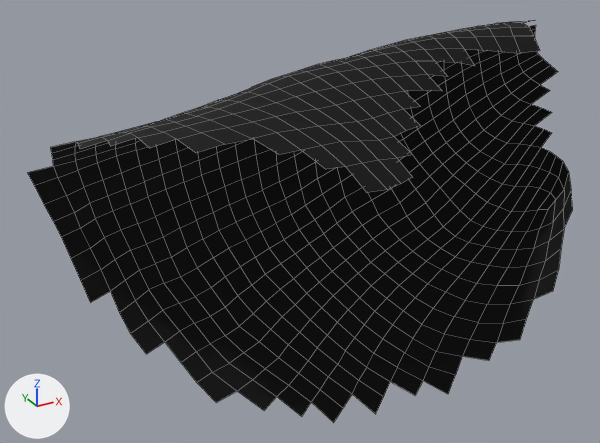
The OBJ model QS_project/data/Remeshing/Last_ex_4_inv_1/Last_ex_4_inv_1_Remeshed.obj, before and after one commit.
The view is the same before and after, from a 50 mm lens placed at (2.63, -3.87, 1.9), pointed at (4.44, -0.58, 0.25). Arrows for +X, +Y and +Z are at lower left; the lights stay in place. Mesh edges are drawn as thin lines. Where no turn or scale is listed for an object, it has been applied to the vertices.

In view in the first picture: 'Last_ex_4_inv_1_Remeshed'.
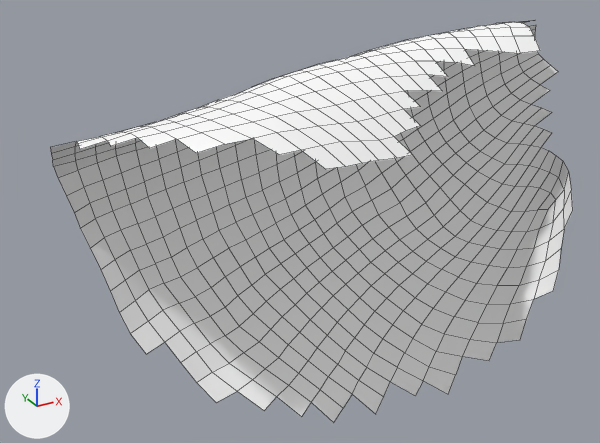
Commit message: Fix Remeshed

What differs and where, as boxes (x1, y1, x2, y2) in the pictures (600 x 443 px):
'Last_ex_4_inv_1_Remeshed', reshaped: before (28, 20, 573, 423); after (50, 20, 573, 423)
part 1 of me_last_ex_4_inv_1_remeshed, deleted (black): before (346, 159, 412, 192)
part 2 of me_last_ex_4_inv_1_remeshed, deleted (black): before (28, 166, 110, 303)
part 3 of me_last_ex_4_inv_1_remeshed, recoloured (black to white): (50, 21, 573, 423) in both

What changed in the scene script:
```text
Add mat_diffuse_0_0_0_255_005:
    mat_diffuse_0_0_0_255_005 = principled_material('diffuse_0_0_0_255.005')
    mat_diffuse_0_0_0_255_005.base_color = (1.0, 1.0, 1.0)  # white #ffffff
    mat_diffuse_0_0_0_255_005.roughness = 1.0
Change me_last_ex_4_inv_1_remeshed:
    used by ob_last_ex_4_inv_1_remeshed; location = (0.0, 0.0, 0.0)
    verts and faces of me_last_ex_4_inv_1_remeshed; kept vertices keep their numbers, new ones are numbered from 695
    before: 11 (4.45, -1.35, 0.81) at pixel (397, 158), 12 (4.48, -1.41, 0.75) at pixel (412, 177), 13 (4.41, -1.44, 0.74) at pixel (401, 183), 14 (4.33, -1.46, 0.74) at pixel (387, 189), 33 (4.36, -1.36, 0.82) at pixel (378, 160)
    before: 35 (4.27, -1.37, 0.83) at pixel (362, 163), 36 (4.19, -1.38, 0.84) at pixel (345, 166), 37 (4.23, -1.47, 0.75) at pixel (366, 192)
    before: 220 (3.37, -0.17, 0.59) at pixel (53, 166), 226 (3.26, -0.14, 0.57) at pixel (27, 172), 272 (3.4, -0.09, 0.51) at pixel (57, 177), 273 (3.44, -0.05, 0.39) at pixel (66, 195), 274 (3.48, 0.0, 0.28) at pixel (74, 212)
    before: 278 (3.51, 0.04, 0.17) at pixel (80, 228), 280 (3.29, -0.07, 0.48) at pixel (34, 185), 281 (3.33, -0.03, 0.36) at pixel (43, 204), 282 (3.37, 0.02, 0.24) at pixel (53, 221), 283 (3.41, 0.06, 0.13) at pixel (61, 237)
    before: 331 (3.55, 0.04, 0.05) at pixel (90, 248), 333 (3.58, 0.03, -0.08) at pixel (100, 269), 338 (3.45, 0.06, 0.01) at pixel (70, 258), 339 (3.48, 0.04, -0.12) at pixel (80, 280), 340 (3.51, 0.02, -0.25) at pixel (90, 302)
    before: 341 (3.62, 0.01, -0.2) at pixel (110, 291)
    remove me_last_ex_4_inv_1_remeshed.from_pydata(...)  # 695 vertices, 636 faces; spans x 3.26..5.88, y -1.47..0.06, z -0.9..1.18
    add me_last_ex_4_inv_1_remeshed.from_pydata(...)  # 683 vertices, 626 faces; spans x 3.3..5.88, y -1.4..0.04, z -0.9..1.18
    me_last_ex_4_inv_1_remeshed part 1
    add delete_vertices([12, 13, 14, 37])  # with the faces that use them
    me_last_ex_4_inv_1_remeshed part 2
    add delete_vertices([226, *range(280, 284), 338, 339, 340])  # with the faces that use them
    me_last_ex_4_inv_1_remeshed part 3: 626 faces spanning x 3.3..5.88, y -1.4..0.04, z -0.9..1.18 switch from mat_diffuse_0_0_0_255 (black #000000) to mat_diffuse_0_0_0_255_005 (white #ffffff)
```
